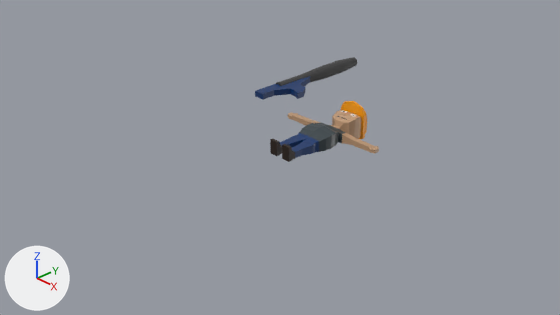
The Blender file Assets/Models/player.blend, before and after one commit.
Rendered twice from the file's camera 'Camera'. Arrows for +X, +Y and +Z are at lower left; the lights stay in place.

Names of what the first picture shows: 'Worker', 'Worker.001'.
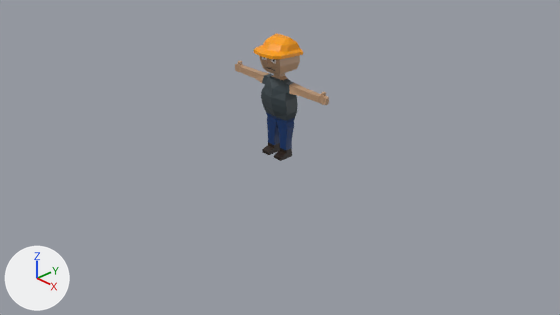
Pixel boxes (x1, y1, x2, y2) of what changed, in the pictures (560 x 315 px):
'Worker', moved, turned
    before: (270, 101, 379, 162)
    after: (235, 33, 329, 161)
'Worker.001', hidden
    before: (255, 57, 357, 100)

What changed in the scene script:
```text
Change ob_worker:
    ob_worker.location: (0.0, 0.694, -0.053) -> (0.0, 0.053, 0.694)
    ob_worker.rotation_euler: (0.0, 0.0, 0.0) -> (1.571, 0.0, 0.0)  # degrees (0, 0, 0) -> degrees (90, 0, 0)
Change ob_worker_001:
    add ob_worker_001.hide_set(True)
```
